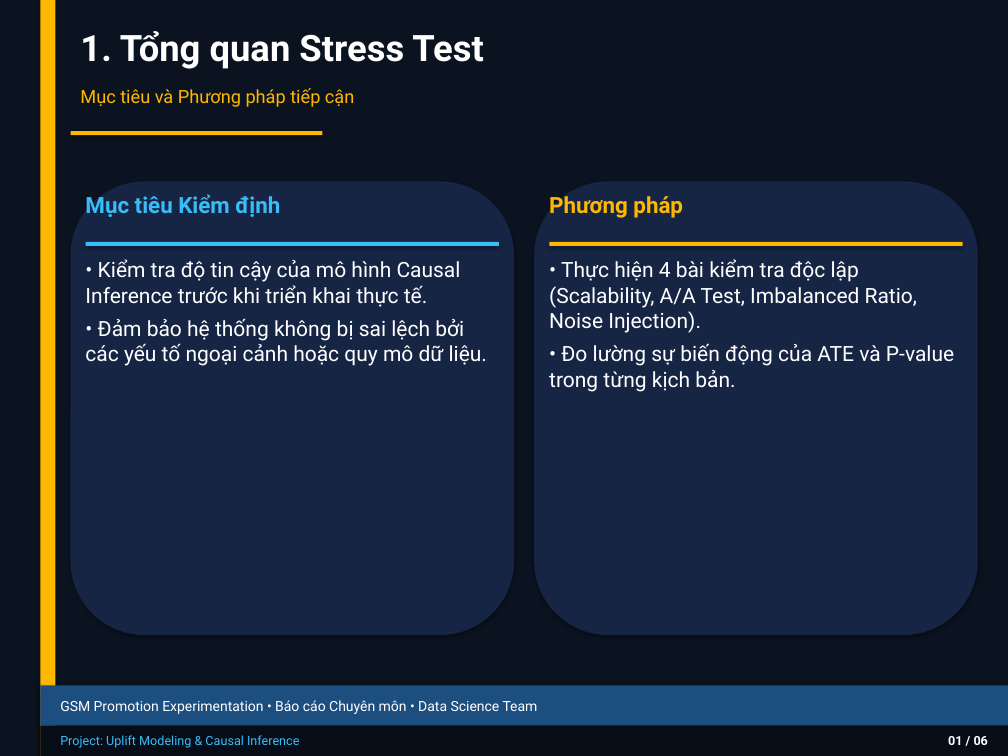
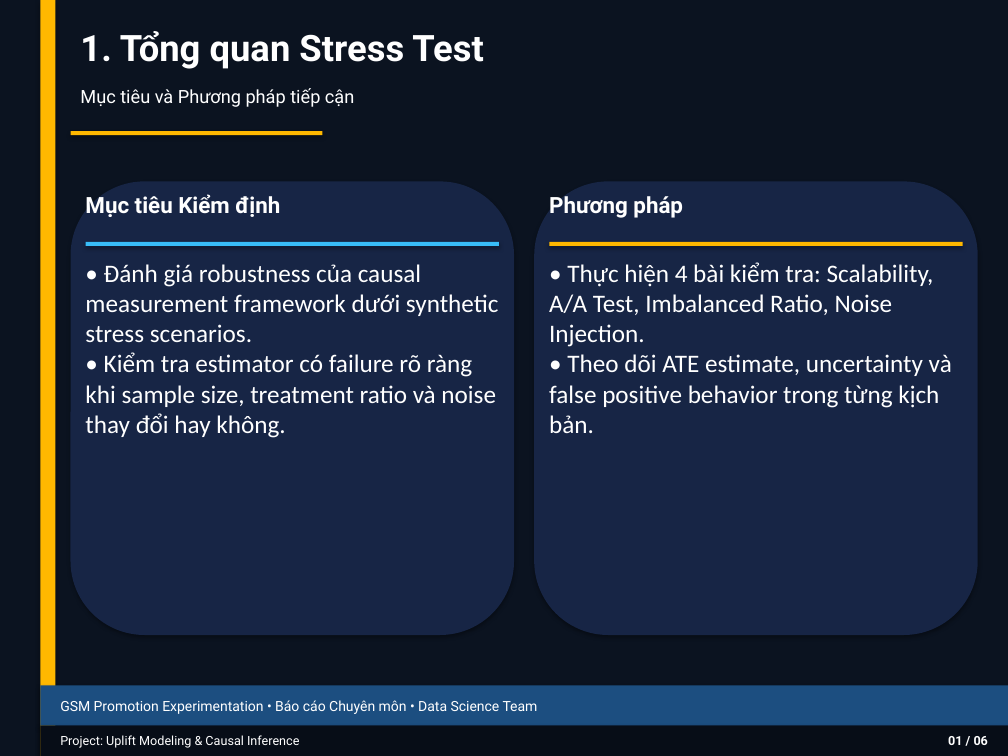
Before and after one commit to thaibuivan/GSM-promotion-experimentation, a slide deck: slide 2 of docs/Week6_Stress_Test_Summary.pptx. Drawn at 1008x756 pixels with LibreOffice and Linux fonts; fonts in the diff are those of the drawing. Boxes give left, top, right and bottom in pixels: in the first picture for what was removed or moved away, otherwise in the second. Text is boxed around its words. In the diff, an @@ line names an element or a change of style, - is before the commit and + after.

```diff
--- a/docs/Week6_Stress_Test_Summary.pptx
+++ b/docs/Week6_Stress_Test_Summary.pptx
@@ text "Mục tiêu và Phương pháp ..." at box(80, 88, 354, 107): text colour #FFB800 to #FFFFFF @@
@@ text "Mục tiêu Kiểm định" at box(85, 194, 280, 217): text colour #38BDF8 to #FFFFFF @@
@@ text "Phương pháp" at box(549, 196, 683, 218): text colour #FFB800 to #FFFFFF @@
@@ text at box(85, 264, 499, 438): text changed; size 15 to 18 pt; font Roboto to Calibri @@
-• Kiểm tra độ tin cậy của mô hình Causal Inference trước khi triển khai thực tế.
-• Đảm bảo hệ thống không bị sai lệch bởi các yếu tố ngoại cảnh hoặc quy mô dữ liệu.
+• Đánh giá robustness của causal measurement framework dưới synthetic stress scenarios.
+• Kiểm tra estimator có failure rõ ràng khi sample size, treatment ratio và noise thay đổi hay không.
@@ text at box(549, 262, 952, 433): text changed; size 15 to 18 pt; font Roboto to Calibri @@
-• Thực hiện 4 bài kiểm tra độc lập (Scalability, A/A Test, Imbalanced Ratio, Noise Injection).
-• Đo lường sự biến động của ATE và P-value trong từng kịch bản.
+• Thực hiện 4 bài kiểm tra: Scalability, A/A Test, Imbalanced Ratio, Noise Injection.
+• Theo dõi ATE estimate, uncertainty và false positive behavior trong từng kịch bản.
@@ text "Project: Uplift Modeling & Causal ..." at box(60, 735, 299, 748): text colour #38BDF8 to #FFFFFF @@
```
Also in this commit, not shown: 6 other slides changed, 5 other files.
